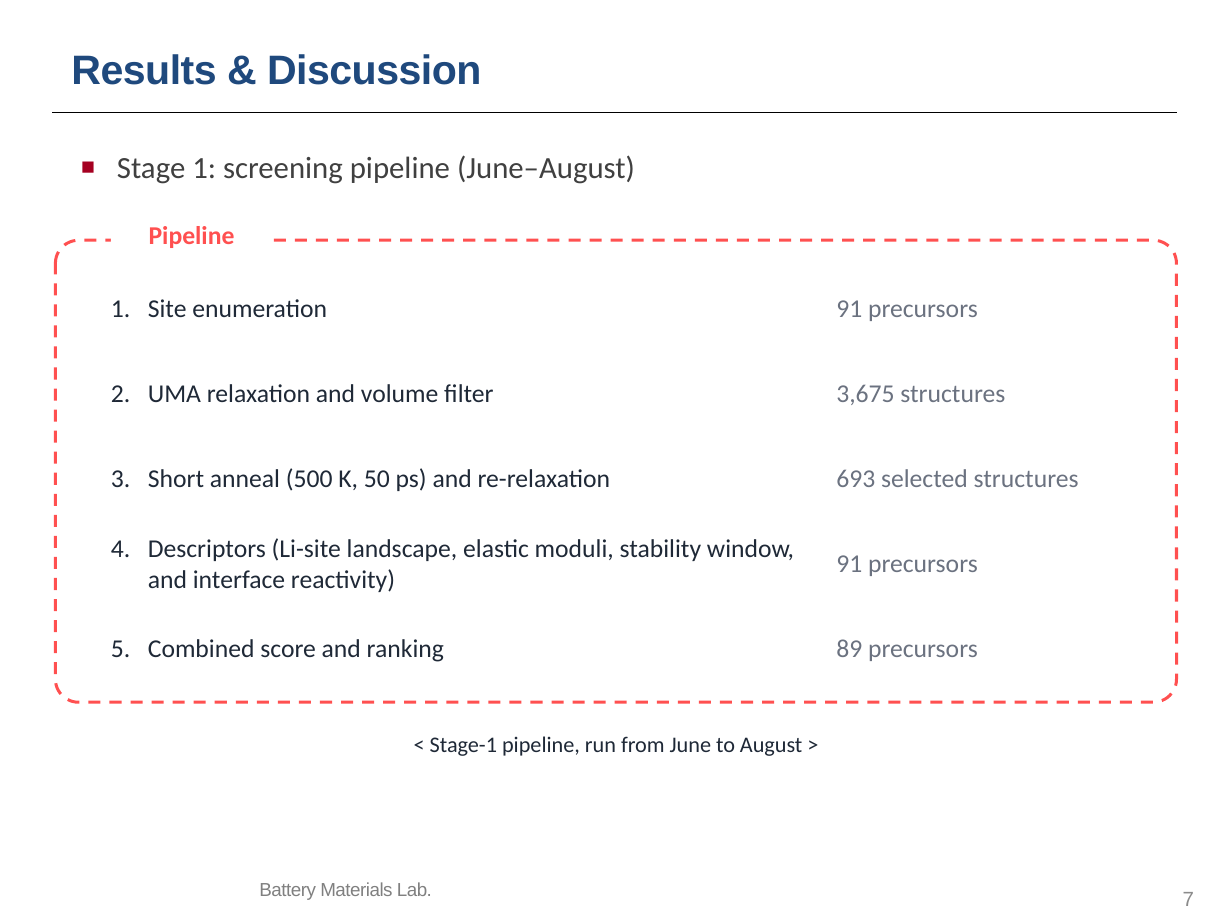
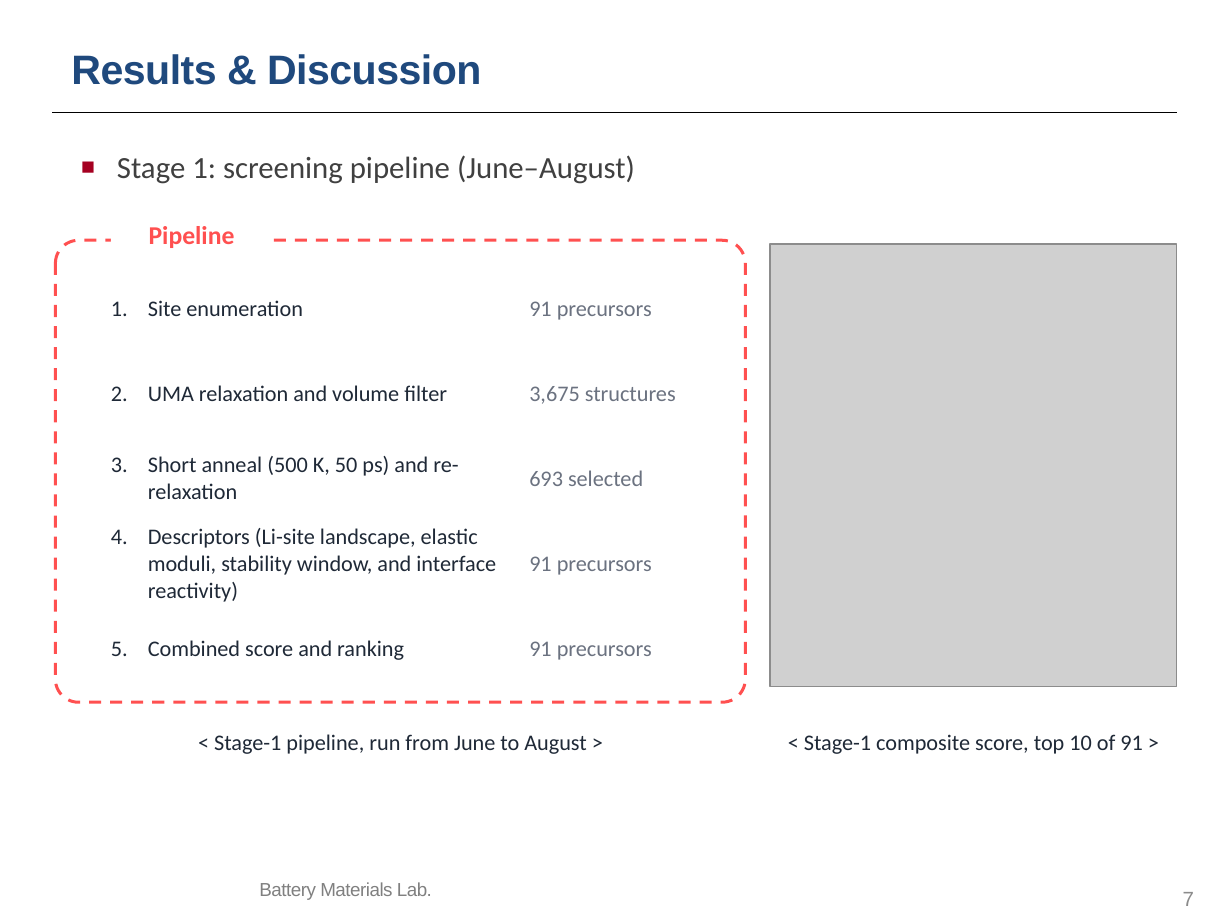
Before and after one commit to yonghoon7153-source/Yonghoon-DEM-DFT, a slide deck: slide 7 of kb/seminars/Research_Seminar_2026_10_13_cascade_progress_lean.pptx. Drawn at 1232x924 pixels with LibreOffice and Linux fonts; fonts in the diff are those of the drawing; grey boxes stand for pictures; background and template pictures are left out. Boxes give left, top, right and bottom in pixels: in the first picture for what was removed or moved away, otherwise in the second. Text is boxed around its words. In the diff, an @@ line names an element or a change of style, - is before the commit and + after.

```diff
--- a/kb/seminars/Research_Seminar_2026_10_13_cascade_progress_lean.pptx
+++ b/kb/seminars/Research_Seminar_2026_10_13_cascade_progress_lean.pptx
@@ rounded rectangle: place and size @@
-rounded rectangle at (55,240,1177,702)
+rounded rectangle at (55,240,745,702)
@@ text "91 precursors": place and size @@
-text "91 precursors" at (836,300,978,321)
+text "91 precursors" at (529,301,652,320)
@@ picture added at (770,244,1177,686) @@
@@ text "3,675 structures": place and size @@
-text "3,675 structures" at (836,384,1005,405)
+text "3,675 structures" at (529,386,676,404)
@@ text at (529,470,643,486): text changed; size 15 to 13 pt @@
-693 selected structures
+693 selected
@@ size 15 to 13 pt in 8 elements at (111,300,303,316), (111,385,447,401), (111,456,458,499), (111,528,496,602), (111,640,404,660), (529,301,652,320), (529,386,676,404), (529,556,652,575) @@
@@ text "91 precursors": place and size @@
-text "91 precursors" at (836,555,978,576)
+text "91 precursors" at (529,556,652,575)
@@ text at (529,641,652,660): text changed; size 15 to 13 pt @@
-89 precursors
+91 precursors
@@ text "< Stage-1 pipeline, run from ...": place and size @@
-text "< Stage-1 pipeline, run from ..." at (430,736,802,756)
+text "< Stage-1 pipeline, run from ..." at (214,734,586,754)
@@ text added at (804,734,1143,754), 13 pt, text #1F2937 @@
+< Stage-1 composite score, top 10 of 91 >
```
Also in this commit, not shown: 1 other slide changed, 13 other files.
